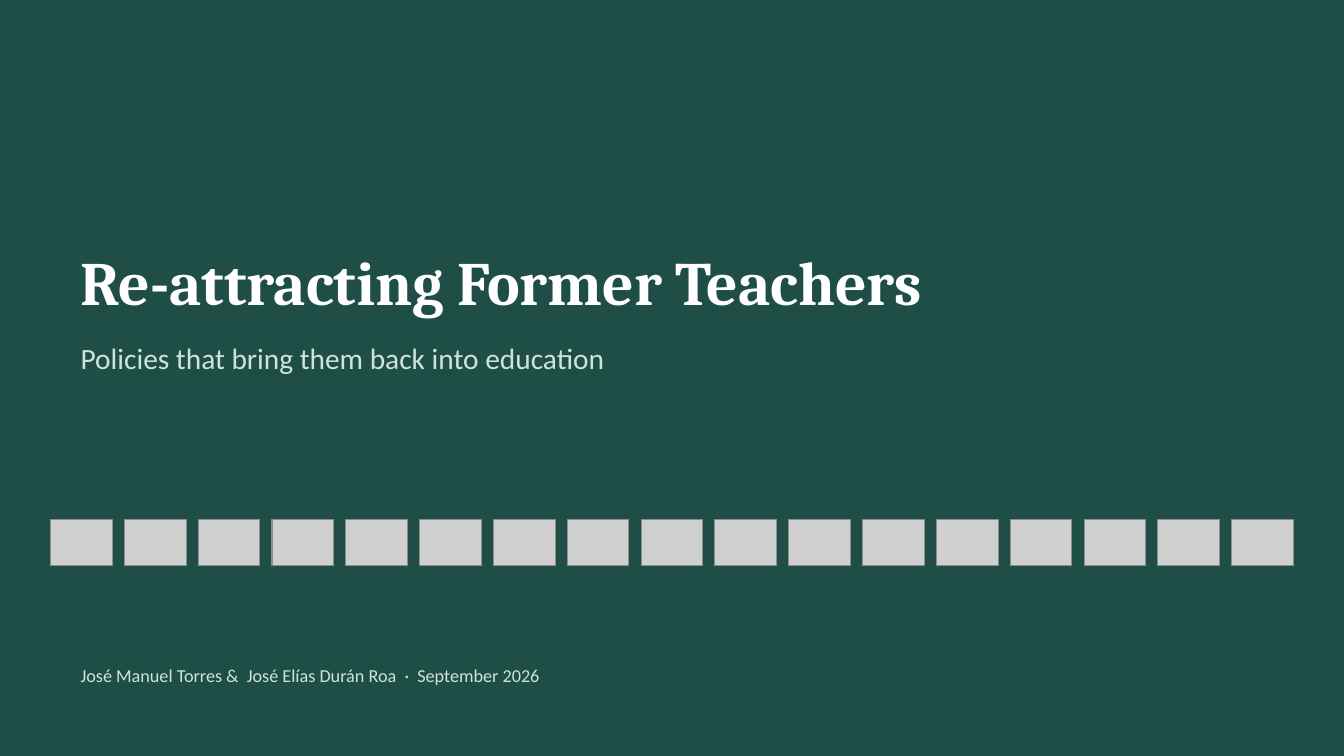
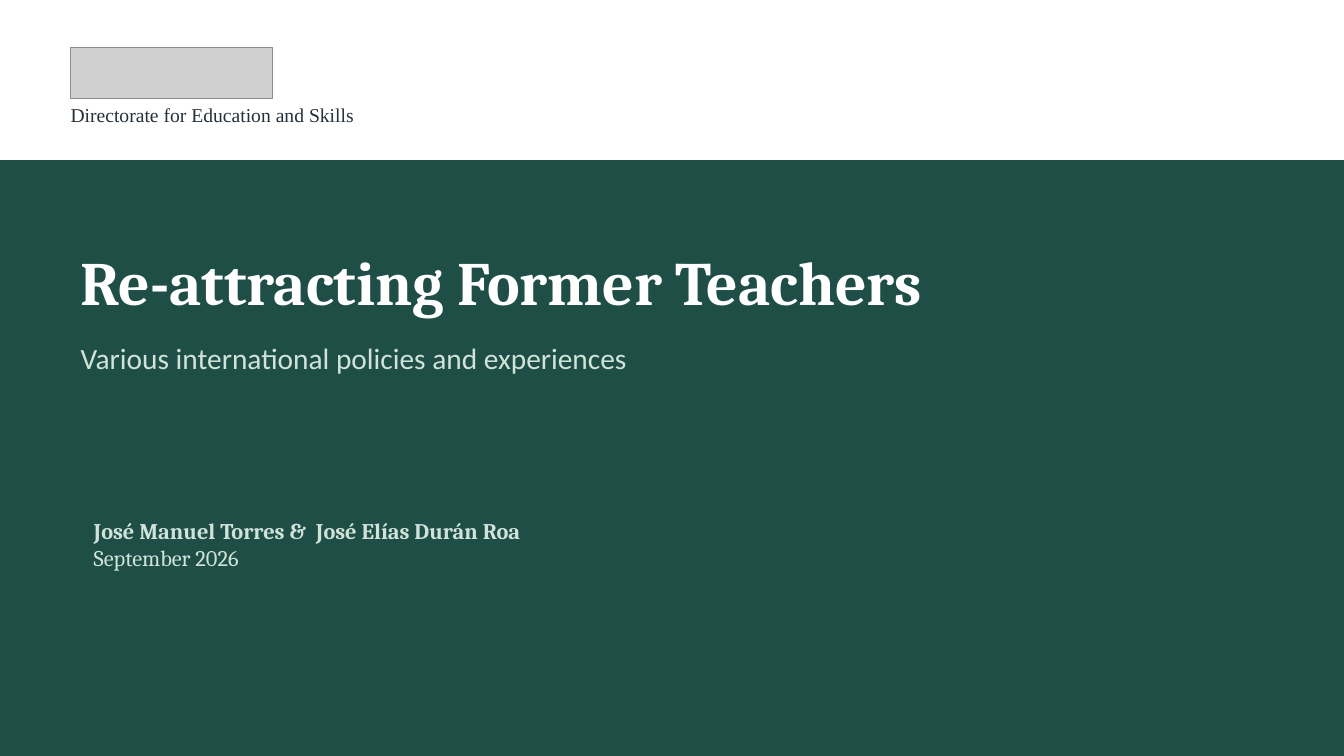
Before and after one commit to jedr1-ship-it/Alternative-Pathways----Quant, a slide deck: slide 1 of policies/Re-attracting_Former_Teachers.pptx. Drawn at 1344x756 pixels with LibreOffice and Linux fonts; fonts in the diff are those of the drawing; grey boxes stand for pictures. Boxes give left, top, right and bottom in pixels: in the first picture for what was removed or moved away, otherwise in the second. Text is boxed around its words. In the diff, an @@ line names an element or a change of style, - is before the commit and + after.

```diff
--- a/policies/Re-attracting_Former_Teachers.pptx
+++ b/policies/Re-attracting_Former_Teachers.pptx
@@ rectangle added at <box>0,0,1344,159</box>, fill #FFFFFF, outline #FFFFFF 1 pt @@
@@ picture added at <box>71,47,272,99</box> @@
@@ text added at <box>71,108,354,123</box>, 14 pt, text #24313A @@
+Directorate for Education and Skills
@@ text at <box>81,348,627,374</box>: text changed @@
-Policies that bring them back into education
+Various international policies and experiences
@@ picture removed at <box>50,519,112,566</box> @@
@@ text at <box>94,523,520,571</box>: text changed; size 13 to 16 pt; font Calibri to Cambria; bold on @@
-José Manuel Torres & José Elías Durán Roa · September 2026
+José Manuel Torres & José Elías Durán Roa
+September 2026
@@ picture removed at <box>124,519,186,566</box> @@
@@ picture removed at <box>199,519,260,566</box> @@
@@ picture removed at <box>272,519,334,566</box> @@
@@ picture removed at <box>346,519,407,566</box> @@
@@ picture removed at <box>419,519,481,566</box> @@
@@ picture removed at <box>494,519,556,566</box> @@
@@ picture removed at <box>568,519,629,566</box> @@
@@ picture removed at <box>641,519,703,566</box> @@
@@ picture removed at <box>715,519,776,566</box> @@
@@ picture removed at <box>789,519,851,566</box> @@
@@ picture removed at <box>863,519,925,566</box> @@
@@ picture removed at <box>937,519,998,566</box> @@
@@ picture removed at <box>1010,519,1072,566</box> @@
@@ picture removed at <box>1084,519,1145,566</box> @@
@@ picture removed at <box>1158,519,1220,566</box> @@
@@ picture removed at <box>1232,519,1294,566</box> @@
```
Also in this commit, not shown: 30 other slides changed, 1 slide added, 2 slides removed, 6 other files.
